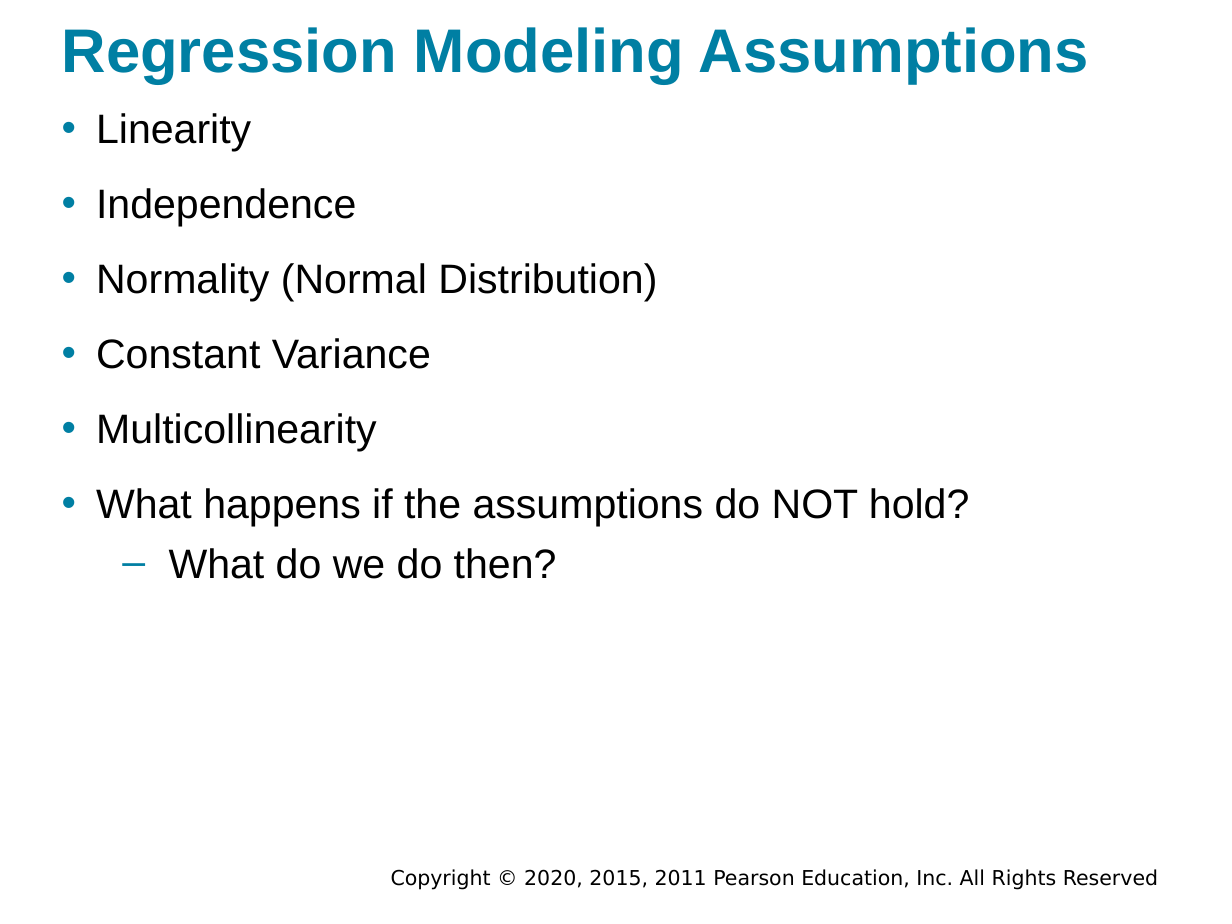
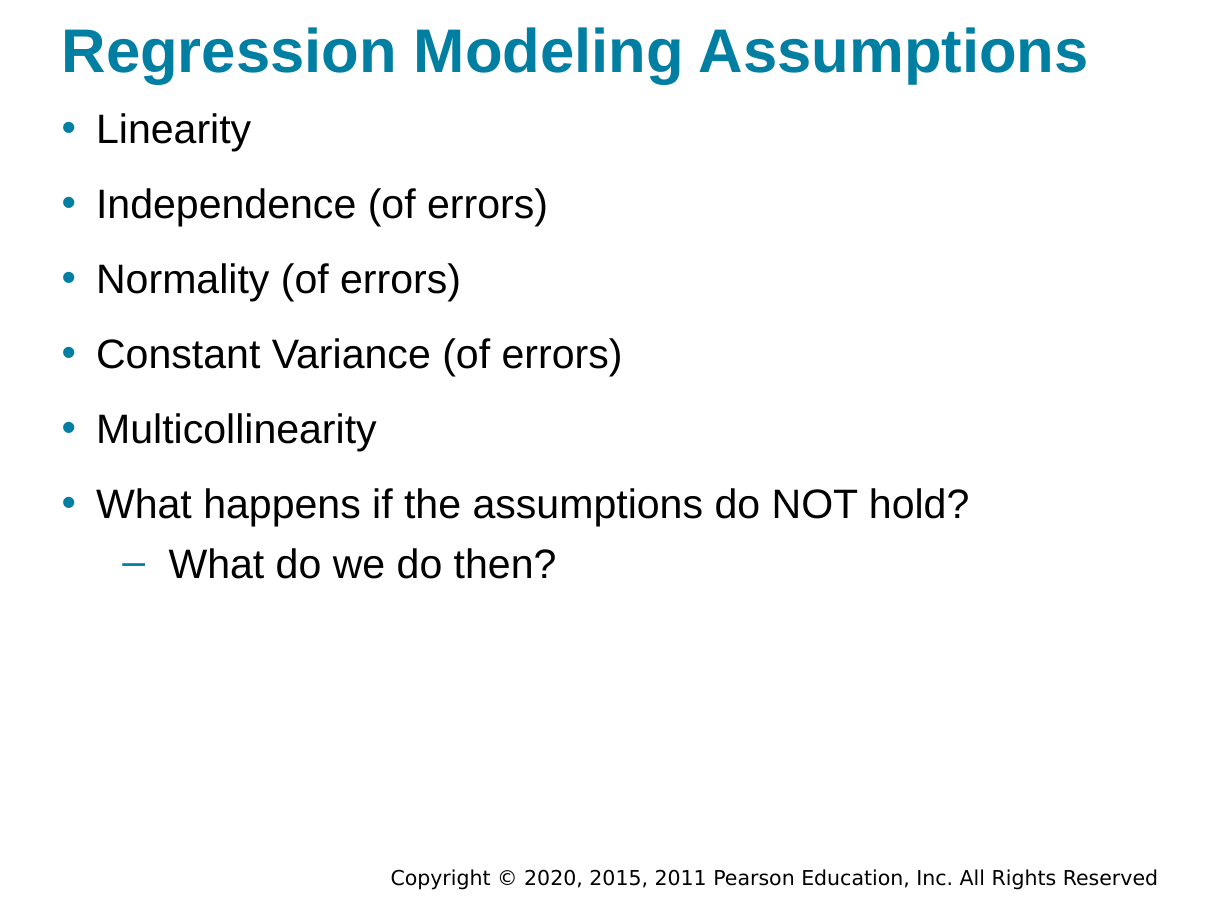
Before and after one commit to walkman617/DS2021, a slide deck: slide 26 of Slides/Sharda_11e_full_accessible_ppt_03.pptx. Drawn at 1232x924 pixels with LibreOffice and Linux fonts; fonts in the diff are those of the drawing; background and template pictures are left out. Boxes give left, top, right and bottom in pixels: in the first picture for what was removed or moved away, otherwise in the second. Text is boxed around its words. In the diff, an @@ line names an element or a change of style, - is before the commit and + after.

```diff
--- a/Slides/Sharda_11e_full_accessible_ppt_03.pptx
+++ b/Slides/Sharda_11e_full_accessible_ppt_03.pptx
@@ text at (96, 188, 623, 376): text changed @@
-• Independence
-• Normality (Normal Distribution)
-• Constant Variance
+• Independence (of errors)
+• Normality (of errors)
+• Constant Variance (of errors)
```
Also in this commit, not shown: 1 other slide changed, 1 other file.
